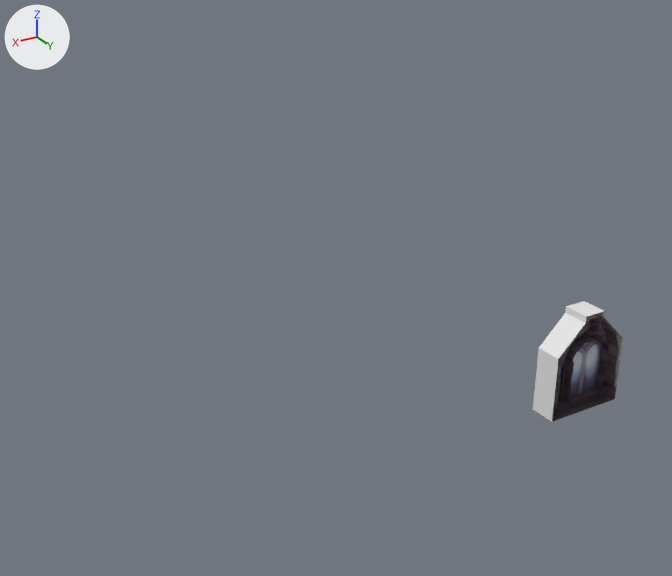
One commit to the FBX model res/Room/Window01.FBX: the scene before it, then after it.
Both versions are drawn from a 50 mm lens placed at (84.0, 148.1, 74.3), pointed at (-3.8, 1.8, 1.1). Arrows for +X, +Y and +Z are at upper left; the lights stay in place. Where no turn or scale is listed for an object, it has been applied to the vertices.

Names of what the first picture shows: 'Collide', 'Windows01'.
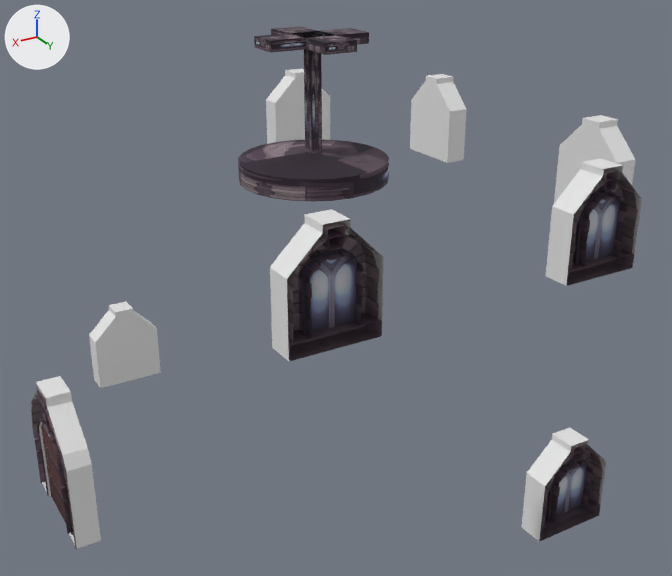
Boxes [x1, y1, x2, y2] around the edits, measured in the pictures (672 x 576 px):
'Box002', added: after [238, 26, 389, 202]
'Window02', added (black): after [287, 222, 382, 361]
'Window01', added (black): after [566, 168, 638, 285]
'Collide', moved: before [533, 301, 623, 422]; after [522, 427, 607, 542]
'Windows01', moved, turned (not visible afterwards): before [552, 314, 619, 421]
'Collide00', added: after [31, 376, 101, 549]
'Collide06', added: after [89, 301, 161, 388]
'Collide04', added: after [410, 74, 467, 163]
'Window03', added (black): after [540, 442, 603, 541]
'Collide02', added: after [270, 209, 384, 361]
'Collide01', added: after [546, 158, 642, 286]
'Collide05', added: after [554, 115, 635, 203]
'Collide07', added: after [266, 69, 330, 144]
'Door', added: after [31, 387, 77, 549]

The edits, one by one:
Picture 'Door00.jpg' (img_door00_jpg) is new.
Material 'Door01' (mat_door01) is new.
Its texture is img_door00_jpg.
Its roughness is 0.859.
Mesh me_mesh_007 is new.
It has 16 vertices, 11 faces and spans x -1.9..2.8, y -7.5..7.5, z -8.9..9.5.
Mesh me_mesh_012 is new.
It has 16 vertices, 11 faces and spans x -7.5..7.5, y -1.9..2.8, z -8.9..9.5.
Mesh me_mesh_002 is new.
It has 32 vertices, 46 faces and spans x -2.8..2.2, y -13.6..13.6, z -15.0..15.5.
Mesh me_mesh_016 is new.
It has 218 vertices, 420 faces and spans x -14.1..14.1, y -14.1..14.1, z -26.9..1.0.
It uses material mat_widonw01 (picture img_window01_jpg).
Mesh me_mesh_004 is new.
It has 486 vertices, 786 faces and spans x -7.3..7.3, y -2.6..2.0, z -8.8..8.8.
It uses material mat_widonw01 (picture img_window01_jpg).
Mesh me_mesh_005 is new.
It has 16 vertices, 11 faces and spans x -7.5..7.5, y -2.8..1.9, z -8.9..9.5.
Mesh me_mesh_003 is new.
It has 569 vertices, 976 faces and spans x -2.4..2.4, y -13.5..13.5, z -15.1..15.1.
It uses material mat_door01 (picture img_door00_jpg).
Object 'Collide' (ob_collide) moves from (-25.0, 48.07, 0.0) to (-25.0, 48.07, -25.0).
Object 'Windows01' (ob_windows01) moves from (-25.0, 48.07, 0.0) to (-23.03, -48.17, 25.0).
Object 'Windows01' (ob_windows01) turns from (0, 0, 0) to (0, 0, -180) degrees about x, y and z.
Object 'Collide05' (ob_collide05) is new; it shows me_mesh_007.
Its location is (-48.1, 25.0, 25.0).
Object 'Collide07' (ob_collide07) is new; it shows me_mesh_012.
Its location is (-23.0, -48.2, 25.0).
Object 'Collide00' (ob_collide00) is new; it shows me_mesh_002.
Its location is (47.8, -25.1, -34.9).
Object 'Collide06' (ob_collide06) is new; it shows a copy of me_mesh_012.
Its location is (25.0, -48.2, -25.0).
Object 'Window01' (ob_window01) is new; it shows me_mesh_001.
Its location is (-25.0, 48.1, 25.0).
Object 'Box002' (ob_box002) is new; it shows me_mesh_016.
Its location is (0.0, 0.0, 49.4).
Object 'Window02' (ob_window02) is new; it shows me_mesh_004.
Its location is (25.0, 48.1, 25.0).
Object 'Collide01' (ob_collide01) is new; it shows me_mesh.
Its location is (-25.0, 48.1, 25.0).
Object 'Collide04' (ob_collide04) is new; it shows a copy of me_mesh_007.
Its location is (-48.1, -25.0, 25.0).
Object 'Collide02' (ob_collide02) is new; it shows me_mesh_005.
Its location is (25.0, 48.1, 25.0).
Object 'Window03' (ob_window03) is new; it shows a copy of me_mesh_004.
Its location is (-25.0, 48.1, -25.0).
Object 'Door' (ob_door) is new; it shows me_mesh_003.
Its location is (47.8, -25.1, -34.9).
